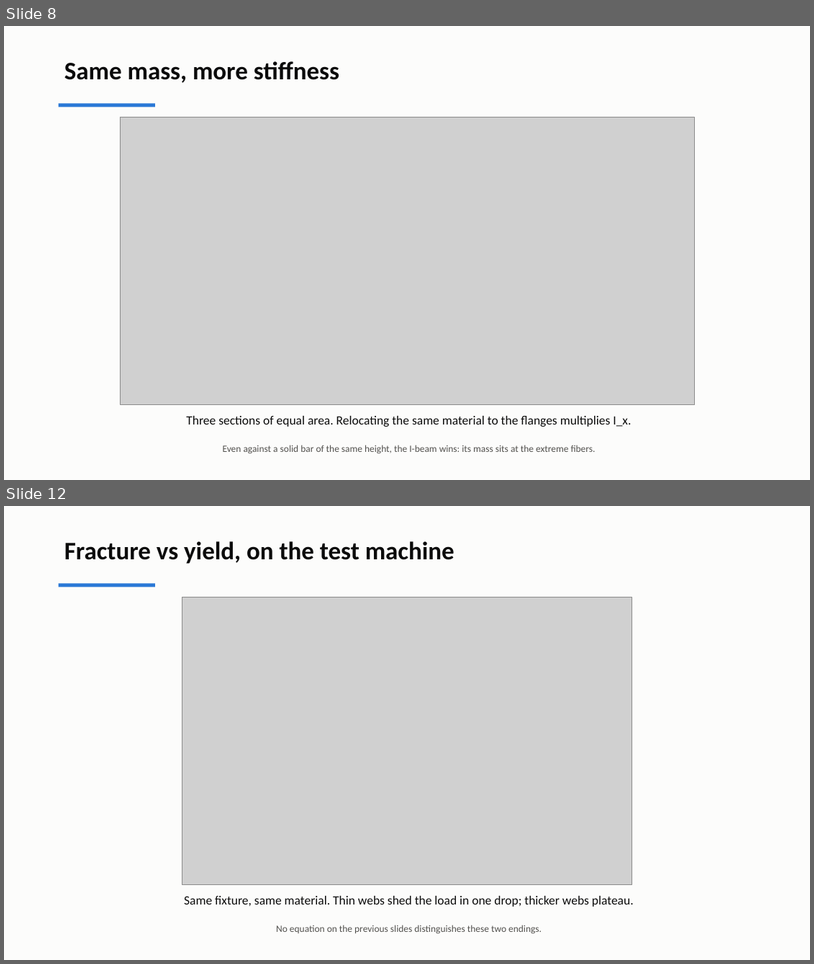
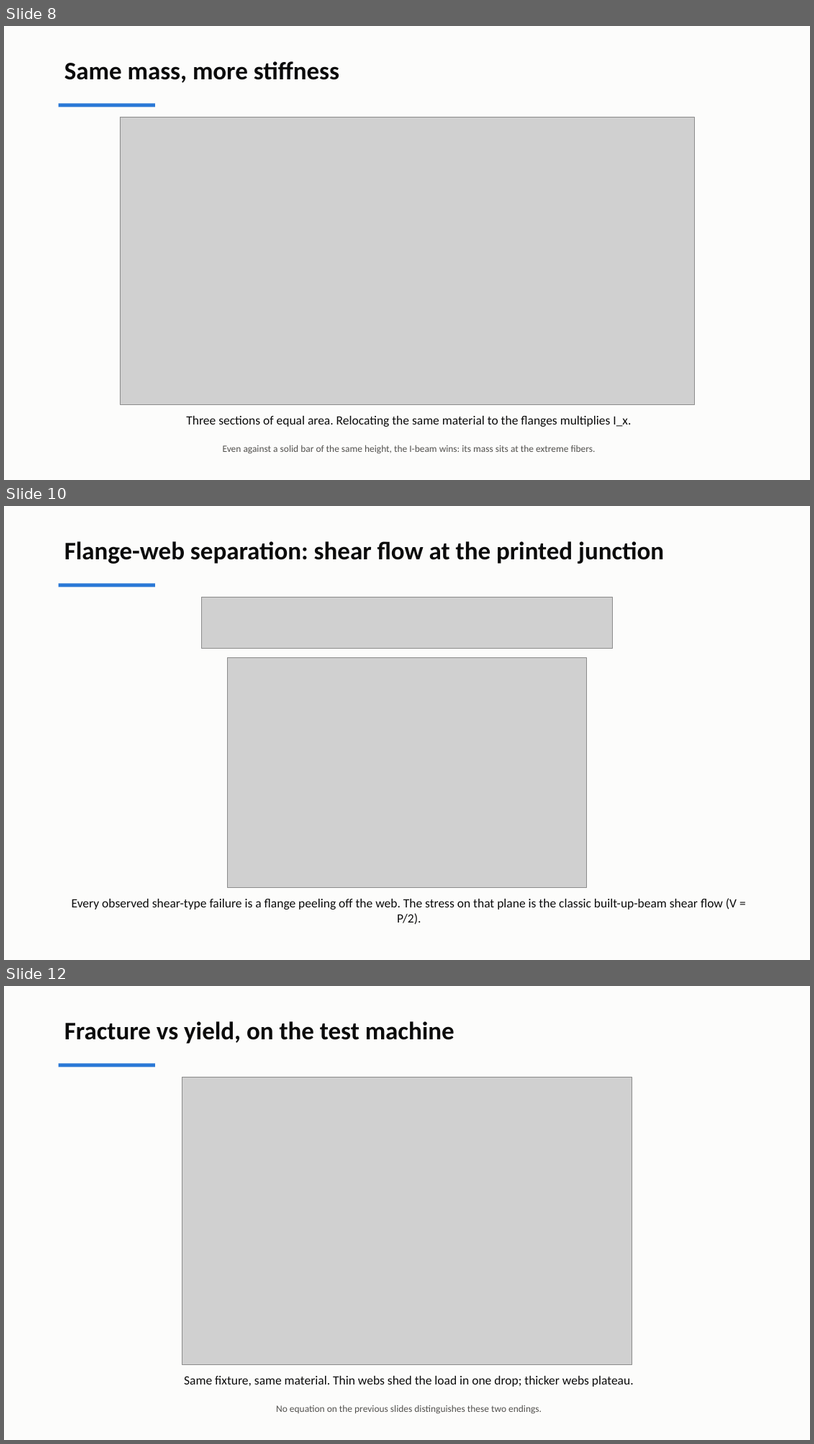
Before and after one commit to andrewvoss8-boop/core-me-data-science-activities-public, a slide deck: me323/Module1_drafts/ME323_Module1_Lecture1.pptx. Shown one above the other, each under a label of ours: slides 8 and 12 before the commit, slides 8, 10 and 12 after it; the slides between them are not shown. The pictures are 814x964 and 814x1444 pixels, drawn with LibreOffice and Linux fonts; fonts in the diff are those of the drawing; grey boxes stand for pictures. Boxes give left, top, right and bottom in pixels: in the first picture for what was removed or moved away, otherwise in the second. Text is boxed around its words. In the diff, an @@ line names an element or a change of style, - is before the commit and + after.

```diff
--- a/me323/Module1_drafts/ME323_Module1_Lecture1.pptx
+++ b/me323/Module1_drafts/ME323_Module1_Lecture1.pptx
@@ slide 10 added at <box>4,506,810,960</box>, background #FCFCFB @@
@@ text added at <box>64,541,664,564</box>, 30 pt, text #0B0B0B, bold @@
+Flange-web separation: shear flow at the printed junction
@@ rectangle added at <box>59,584,155,587</box>, fill #2A78D6 @@
@@ picture added at <box>202,597,613,648</box> @@
@@ picture added at <box>227,657,587,887</box> @@
@@ text added at <box>72,898,737,924</box>, 15 pt, text #0B0B0B @@
+Every observed shear-type failure is a flange peeling off the web. The stress on that plane is the classic built-up-beam shear flow (V = P/2).
```
Also in this commit, not shown: 8 slides changed, 1 slide removed, 9 other files.
